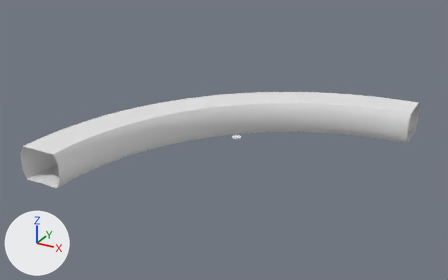
A saved change to the Blender file Blender/Curved Corridor.blend.
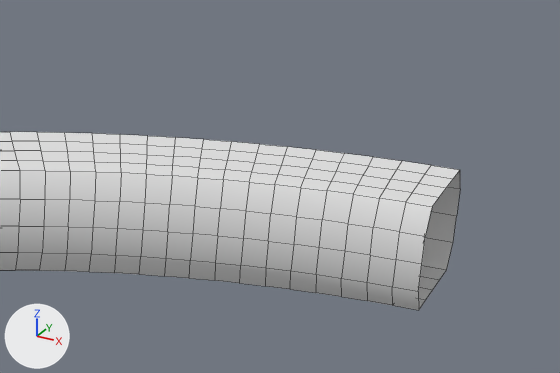
The first picture shows the older version from a 50 mm lens placed at (29.5, -56.5, 27.5), pointed at (-1.1, -1.0, -0.2). The close-ups show both versions on the part from 64% to 100% of the width and 19% to 58% of the height of that picture; other places that the commit changed are outside them. Arrows for +X, +Y and +Z are at lower left; the lights stay in place. The close-ups show mesh edges as thin lines.

Objects in the first close-up: 'Curved Corridor'.
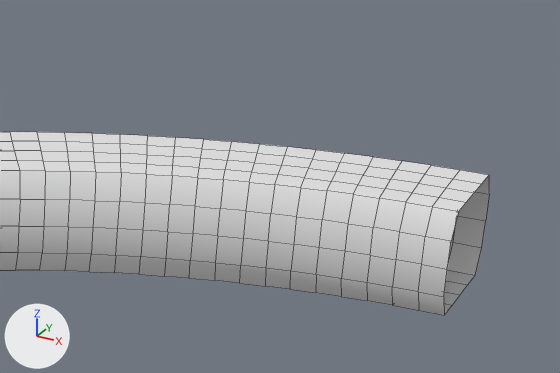
What changed in the scene script:
```text
Change me_curved_corridor:
    where me_curved_corridor.from_pydata(...)  # 832 vertices, 816 faces; spans x -32.5..32.5, y -32.5..32.5, z -3.7..3.7
    used by ob_curved_corridor; location = (0.0, 0.0, 0.0); scale = (0.5, 0.5, 0.5)
    verts and faces of me_curved_corridor; kept vertices keep their numbers, new ones are numbered from 832
    before: 13 (32.5, 23.5, 3.7) at pixel (432, 206), 14 (32.5, 22.5, -2.0) at pixel (418, 291), 16 (32.5, 22.5, 0.0) at pixel (421, 264), 17 (32.5, 25.5, 3.7) at pixel (439, 197), 18 (32.5, 27.5, 3.7) at pixel (446, 187)
    before: 19 (32.5, 29.5, 3.7) at pixel (453, 178), 20 (32.5, 23.5, -3.7) at pixel (418, 310), 21 (32.5, 25.5, -3.7) at pixel (425, 299), 22 (32.5, 27.5, -3.7) at pixel (432, 289), 23 (32.5, 29.5, -3.7) at pixel (439, 279)
    before: 24 (32.5, 31.5, -3.7) at pixel (446, 269), 25 (32.5, 32.5, 2.0) at pixel (460, 188), 26 (32.5, 31.5, 3.7) at pixel (460, 169), 29 (32.5, 22.5, 2.0) at pixel (425, 236), 780 (32.5, 32.5, -2.0) at pixel (453, 242)
    before: 781 (32.5, 32.5, 0.0) at pixel (456, 215)
    me_curved_corridor part 1
    add for new, old in zip([*range(832, 837)], [13, 14, 16, 20, 29]): verts[new] = verts[old] + (1.7, 0.0, 0.0)
    add for new, old in zip([*range(837, 842)], [24, 25, 26, 780, 781]): verts[new] = verts[old] + (2.0, 0.0, 0.0)
    add for new, old in zip([*range(842, 846)], [17, 18, 21, 22]): verts[new] = verts[old] + (1.8, 0.0, 0.0)
    add verts[846] = (34.4, 29.5, 3.7)  # pixel (481, 183)
    add verts[847] = (34.4, 29.5, -3.7)  # pixel (467, 284)
    add faces += [(14, 833, 835, 20), (14, 16, 834, 833), (13, 832, 836, 29), (16, 29, 836, 834), (19, 26, 839, 846), (13, 17, 842, 832)]
    add faces += [(17, 18, 843, 842), (18, 19, 846, 843), (23, 847, 837, 24), (20, 835, 844, 21), (21, 844, 845, 22), (22, 845, 847, 23)]
    add faces += [(24, 837, 840, 780), (25, 838, 839, 26), (25, 781, 841, 838), (780, 840, 841, 781)]
```

Where the change shows, as pixel boxes [x1, y1, x2, y2] in the close-ups (560 x 373 px):
'Curved Corridor', reshaped
    before: [0, 132, 460, 310]
    after: [0, 132, 489, 316]
part 1 of me_curved_corridor, added
    after: [418, 170, 489, 316]
